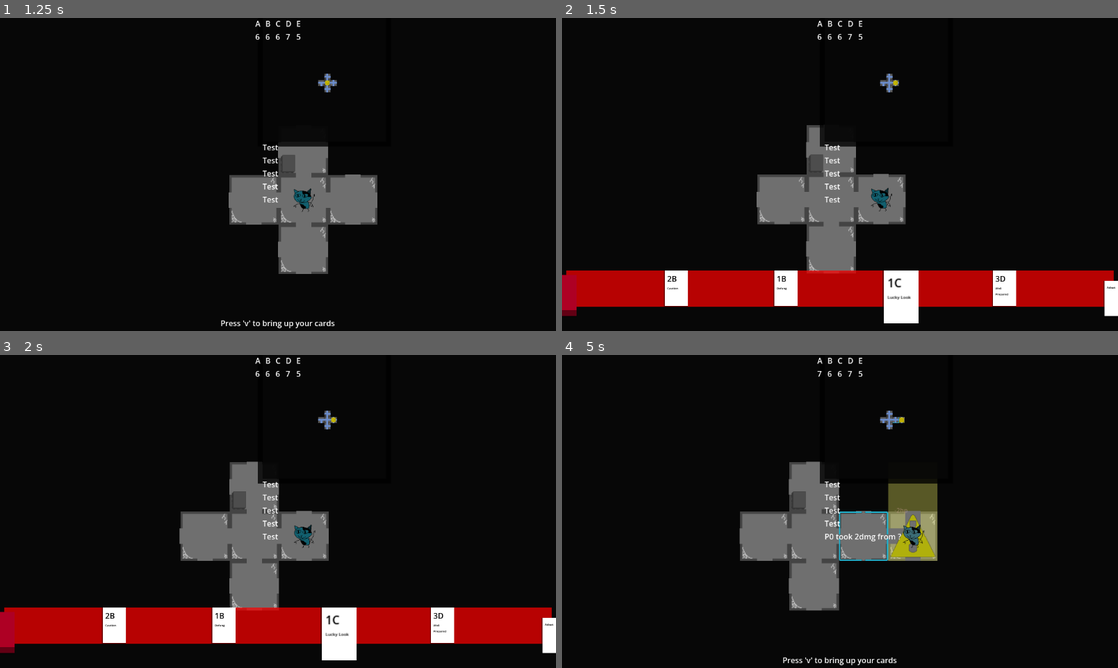
Above: before the commit, frames 1-4 (two rows, left to right).
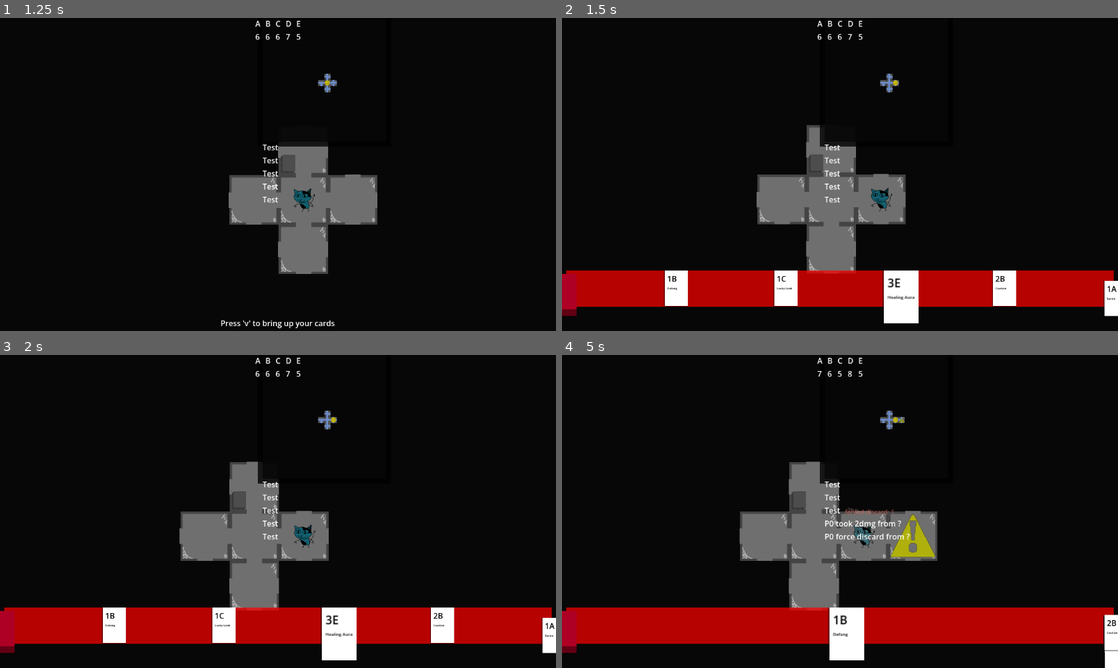
Above: after the commit, the same moments.

Repository: emrysshevek/gameganggame
Game: Godot game, scene res://scenes/GameScene.tscn
The game is run twice, just before and just after one commit, with the same random seed, the same clock (stepped at 60 frames per second) and the same inputs.
Inputs (mouse positions are in pixels of both pictures, inside the frame that each line leads up to):
- Up to frame 1 (1.25 s): tap V (debug_v) at 0.5 s; move the mouse to (400, 158) at 0.52 s; hold D (move_right) from 0.53 s (still down); tap G (discard) at 0.6 s; click (400, 158) at 0.67 s; tap F (select) at 0.8 s
- Up to frame 2 (1.5 s): release D (move_right) at 1.25 s; tap V (debug_v) at 1.25 s; drag from (728, 190) to (812, 237) at 1.27 s
- Up to frame 3 (2 s): no input
- Up to frame 4 (5 s): move the mouse to (895, 442) at 2.02 s; hold D (move_right) 2.03-2.75 s; tap G (discard) at 2.1 s; tap F (select) at 2.3, 3.8 s; tap V (debug_v) at 2.75, 3.5, 4.25 s; drag from (812, 574) to (673, 464) at 2.77 s; move the mouse to (1006, 558) at 3.52 s; hold A (move_left) 3.53-4.25 s; tap C (toggle_cursor) at 3.6 s; drag from (673, 464) to (756, 433) at 4.27 s

Frame 1 is identical in both runs. In frame 2, 0.2% of the frame differs, in the area x 0-100%, y 81-94%; in frame 3, 0.2%; in frame 4, 15%, in the area x 0-100%, y 5-100%.

Commit message:
recovering cards from discard now works!
new card: recover!

Diff:
--- a/cards/card_manager.gd
+++ b/cards/card_manager.gd
@@ -139,6 +139,18 @@
 			discard(hand_pile.ordered_cards[_selected_card_index])
 			_selected_card_index -= 1
 
+func swap_discard_and_hand_piles():
+	var current_hand_pile_cards:Array[Card] = hand_pile.cards.duplicate(true)
+	var current_discard_pile_cards:Array[Card] = discard_pile.cards.duplicate(true)
+	for each_card in current_hand_pile_cards:
+		hand_pile.remove_card(each_card)
+	for each_card in current_discard_pile_cards:
+		discard_pile.remove_card(each_card)
+	for each_card in current_discard_pile_cards:
+		hand_pile.add_card(each_card)
+	for each_card in current_hand_pile_cards:
+		discard_pile.add_card(each_card)
+
 #endregion
 
 
@@ -176,10 +188,19 @@
 		if card_being_played.targets_required.type == Model.ObjectTypes.CARD_IN_HAND:
 			$Layout/DiscardCardLabel.visible = !$Layout/DiscardCardLabel.visible
 			_toggle_visibility()
+		elif card_being_played.targets_required.type == Model.ObjectTypes.CARD_IN_DISCARD:
+			if discard_pile.count > 0:
+				$Layout/RecoverCardLabel.visible = !$Layout/RecoverCardLabel.visible
+				_toggle_visibility()
+				swap_discard_and_hand_piles()
+			else:
+				print("empty discard, no effect")
+				Events.request_input_state_transition.emit(Model.InputState.CARD, character)
+
 
 func _on_card_played(_card:Card):
 	card_being_played = null
-	discard(hand_pile.ordered_cards[_selected_card_index])
+	discard(_card)
 	_selected_card_index -= 1
 #endregion
 
--- a/cards/card_manager.tscn
+++ b/cards/card_manager.tscn
@@ -119,4 +119,11 @@
 text = "Select a card to discard"
 horizontal_alignment = 1
 
+[node name="RecoverCardLabel" type="Label" parent="Layout" unique_id=1056676956]
+visible = false
+layout_mode = 2
+theme_override_font_sizes/font_size = 20
+text = "Select a card to return to hand from discard"
+horizontal_alignment = 1
+
 [connection signal="pressed" from="Layout/HBoxContainer/DrawPile/DrawButton" to="." method="_on_draw_button_pressed"]
--- a/cards/cards/card_list.tres
+++ b/cards/cards/card_list.tres
@@ -13,6 +13,7 @@
 [ext_resource type="PackedScene" uid="uid://cwu27t77xpy8" path="res://cards/cards/caution/caution_card.tscn" id="9_j8rf1"]
 [ext_resource type="PackedScene" uid="uid://n258lqdbijua" path="res://cards/cards/lucky_look/lucky_look_card.tscn" id="10_j8rf1"]
 [ext_resource type="PackedScene" uid="uid://4lciaujlj1m2" path="res://cards/cards/adapt/adapt_card.tscn" id="12_60ltf"]
+[ext_resource type="PackedScene" uid="uid://cws33j6o0c65w" path="res://cards/cards/recover/recover_card.tscn" id="13_7jtia"]
 
 [resource]
 script = ExtResource("1_p6edn")
@@ -27,6 +28,7 @@
 "lucky_look": ExtResource("10_j8rf1"),
 "no_time_to_waste": ExtResource("8_khsxp"),
 "pathbreaker": ExtResource("6_5t7bn"),
+"recover": ExtResource("13_7jtia"),
 "sprint": ExtResource("3_4e6cq"),
 "well_prepared": ExtResource("2_r4ysr")
 })
--- /dev/null
+++ b/cards/cards/recover/recover_card.gd
@@ -0,0 +1,8 @@
+extends Card
+
+## return a card from discard pile to hand
+
+func _trigger_play_ability() -> void:
+	owning_character.my_screen.card_manager.discard_pile.remove_card(targets[0])
+	owning_character.my_screen.card_manager.hand_pile.add_card(targets[0])
+	super._trigger_play_ability()
--- /dev/null
+++ b/cards/cards/recover/recover_card.tscn
@@ -0,0 +1,18 @@
+[gd_scene format=3 uid="uid://cws33j6o0c65w"]
+
+[ext_resource type="PackedScene" uid="uid://bnv5dqpc4y8xb" path="res://cards/card.tscn" id="1_opgax"]
+[ext_resource type="Script" uid="uid://dvtaad41xhhe8" path="res://cards/cards/recover/recover_card.gd" id="2_ioa4v"]
+[ext_resource type="Script" uid="uid://c53pw6ymaxio3" path="res://cards/target_requirement.gd" id="3_pnko0"]
+
+[sub_resource type="Resource" id="Resource_o2hga"]
+script = ExtResource("3_pnko0")
+mode = 2
+type = 10
+min_count = 1
+max_count = 1
+metadata/_custom_type_script = "uid://c53pw6ymaxio3"
+
+[node name="RecoverCard" unique_id=693299294 instance=ExtResource("1_opgax")]
+script = ExtResource("2_ioa4v")
+description = "Recover"
+targets_required = SubResource("Resource_o2hga")
Not shown, added: cards/cards/recover/recover_card.gd.uid
